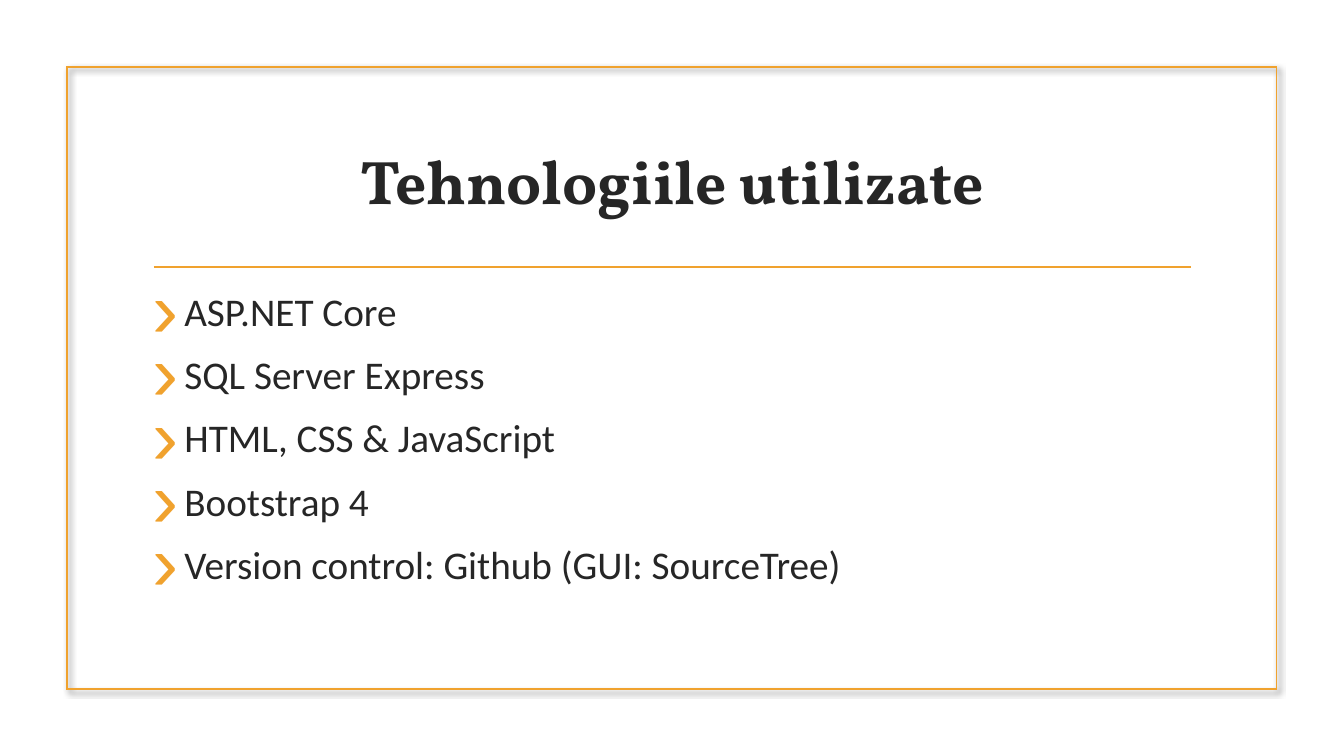
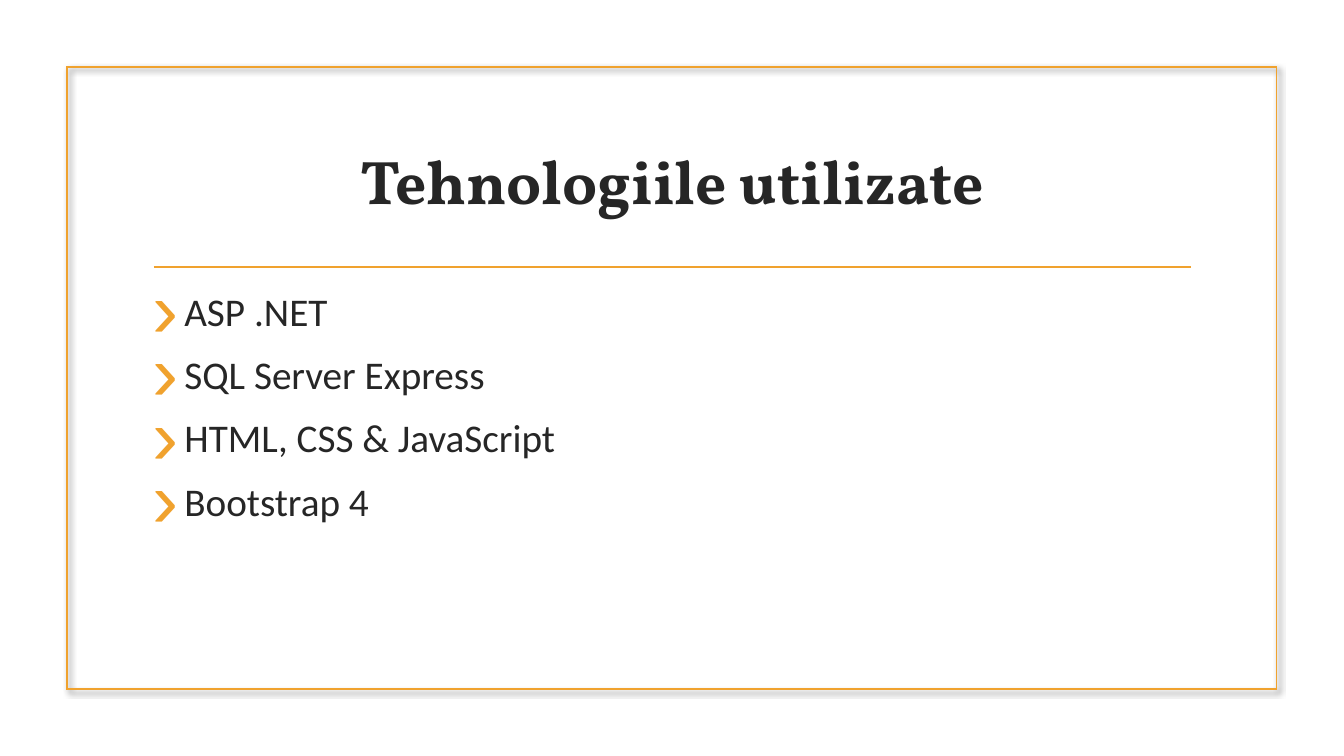
Before and after one commit to Scyree/BachelorThesis, a slide deck: slide 8 of Licenta2018CorfuAlexandru/ExploreBooks.pptx (slide 9 before the commit). Drawn at 1344x756 pixels with LibreOffice and Linux fonts; fonts in the diff are those of the drawing; background and template pictures are left out. Boxes give left, top, right and bottom in pixels: in the first picture for what was removed or moved away, otherwise in the second. Text is boxed around its words. In the diff, an @@ line names an element or a change of style, - is before the commit and + after.

```diff
--- a/Licenta2018CorfuAlexandru/ExploreBooks.pptx
+++ b/Licenta2018CorfuAlexandru/ExploreBooks.pptx
@@ text at (x1=184, y1=300, x2=327, y2=327): text changed @@
-› ASP.NET Core
+› ASP .NET
@@ text at (x1=184, y1=550, x2=841, y2=585): paragraph removed @@
-› Version control: Github (GUI: SourceTree)
```
Also in this commit, not shown: 8 other slides changed, 2 slides added, 2 slides removed.
